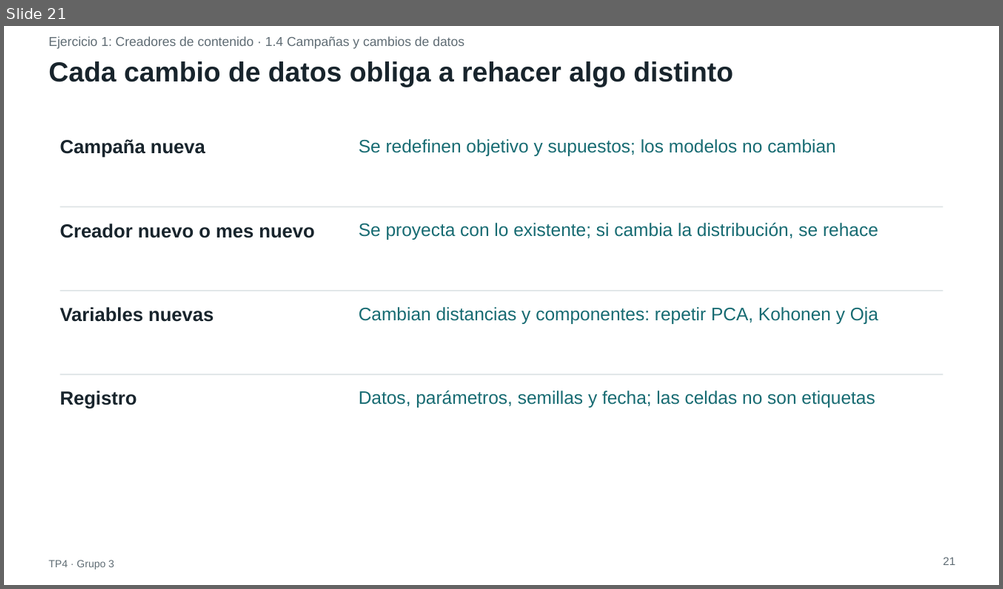
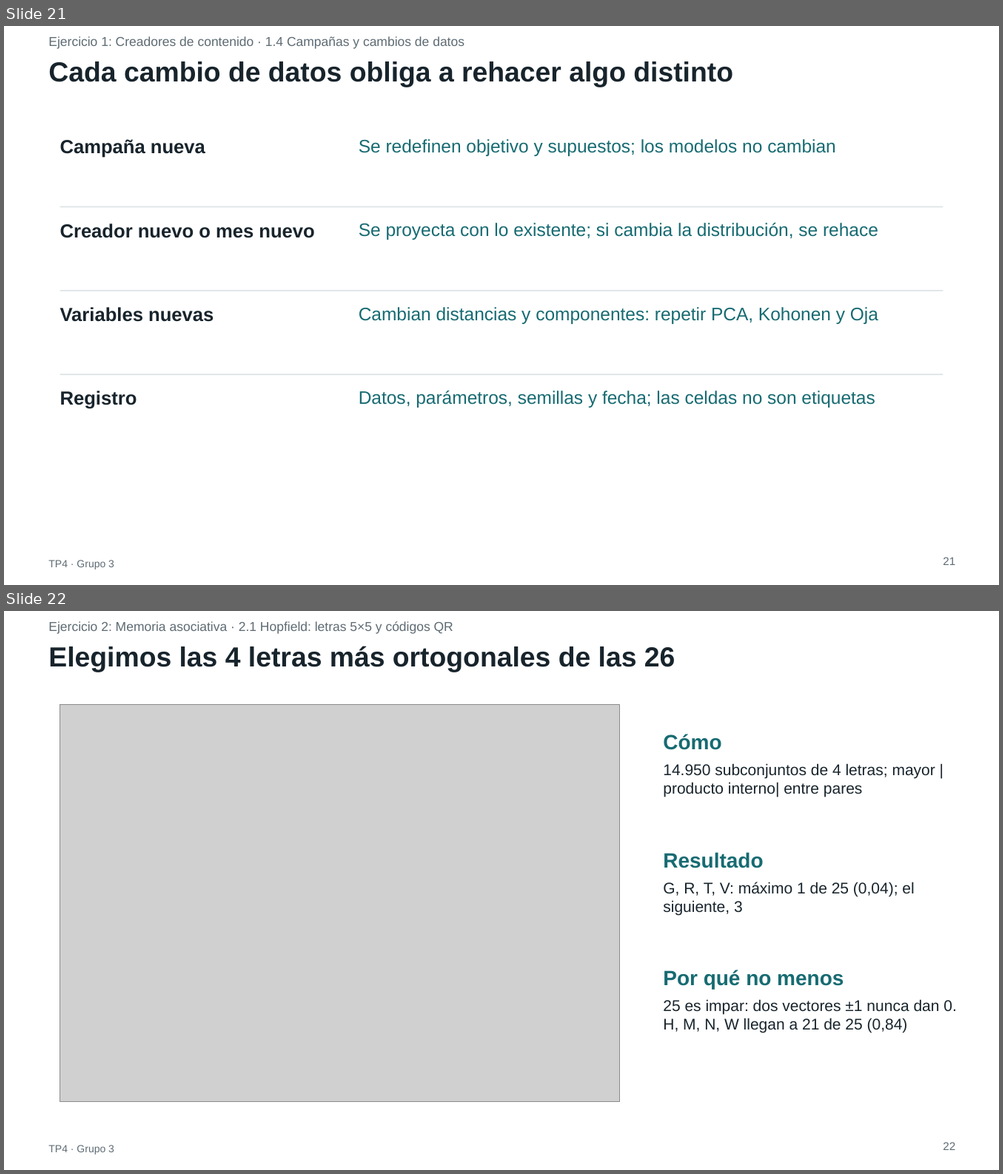
Before and after one commit to ldicandia/SIA-G3, a slide deck: TP4/docs/presentacion/TP4-presentacion.pptx. Shown one above the other, each under a label of ours: slide 21 before the commit, slides 21 and 22 after it. The pictures are 1003x589 and 1003x1174 pixels, drawn with LibreOffice and Linux fonts; fonts in the diff are those of the drawing; grey boxes stand for pictures. Boxes give left, top, right and bottom in pixels: in the first picture for what was removed or moved away, otherwise in the second. Text is boxed around its words. In the diff, an @@ line names an element or a change of style, - is before the commit and + after.

```diff
--- a/TP4/docs/presentacion/TP4-presentacion.pptx
+++ b/TP4/docs/presentacion/TP4-presentacion.pptx
@@ slide 22 added at box(4, 611, 999, 1170), background #FFFFFF @@
@@ text added at box(48, 621, 453, 634), 15 pt, text #5E6B73 @@
+Ejercicio 2: Memoria asociativa · 2.1 Hopfield: letras 5×5 y códigos QR
@@ text added at box(48, 646, 675, 672), 32 pt, text #18242C, bold @@
+Elegimos las 4 letras más ortogonales de las 26
@@ picture added at box(60, 704, 620, 1102) @@
@@ text added at box(663, 734, 721, 750), 24 pt, text #176B72, bold @@
+Cómo
@@ text added at box(663, 763, 935, 797), 18 pt, text #18242C @@
+14.950 subconjuntos de 4 letras; mayor |producto interno| entre pares
@@ text added at box(663, 852, 762, 869), 24 pt, text #176B72, bold @@
+Resultado
@@ text added at box(663, 882, 913, 915), 18 pt, text #18242C @@
+G, R, T, V: máximo 1 de 25 (0,04); el siguiente, 3
@@ text added at box(663, 970, 843, 989), 24 pt, text #176B72, bold @@
+Por qué no menos
@@ text added at box(663, 999, 956, 1034), 18 pt, text #18242C @@
+25 es impar: dos vectores ±1 nunca dan 0. H, M, N, W llegan a 21 de 25 (0,84)
@@ text added at box(942, 1142, 955, 1150), 13 pt, text #5E6B73 @@
+22
@@ text added at box(48, 1145, 114, 1155), 12 pt, text #5E6B73 @@
+TP4 · Grupo 3
```
Also in this commit, not shown: 10 slides changed, 4 other slides added, 6 other files.
